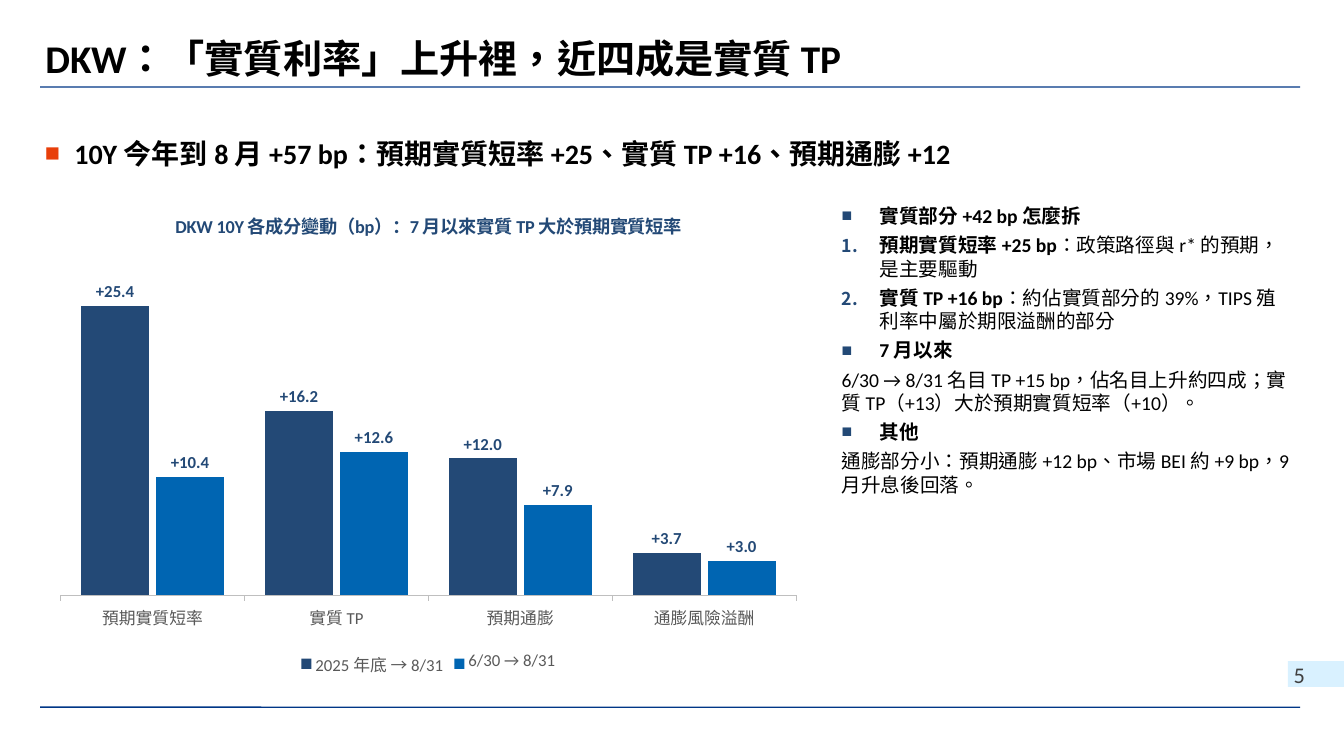
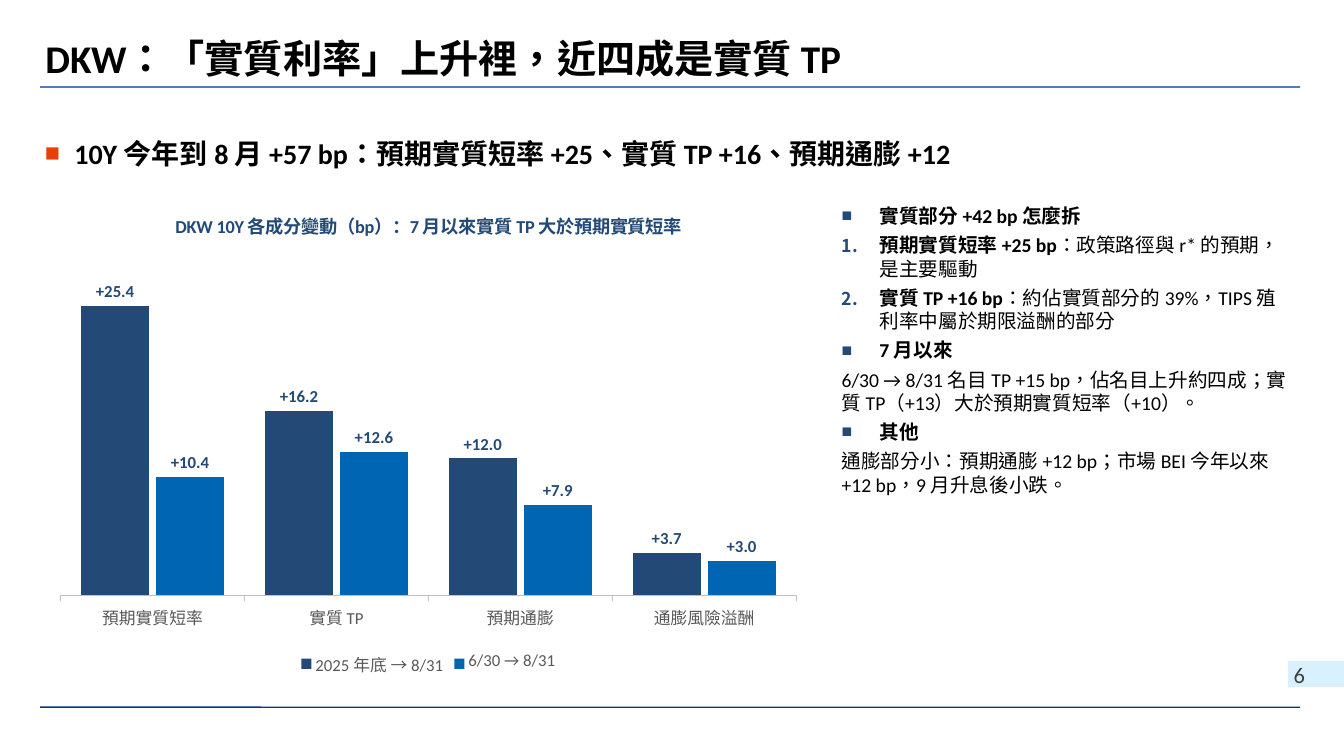
Before and after one commit to wlinoxox/US-Bond-Vol, a slide deck: slide 6 of slides/2026-10-03_us-treasury-vol-regime-change.pptx (slide 5 before the commit). Drawn at 1344x756 pixels with LibreOffice and Linux fonts; fonts in the diff are those of the drawing; background and template pictures are left out. Boxes give left, top, right and bottom in pixels: in the first picture for what was removed or moved away, otherwise in the second. Text is boxed around its words. In the diff, an @@ line names an element or a change of style, - is before the commit and + after.

```diff
--- a/slides/2026-10-03_us-treasury-vol-regime-change.pptx
+++ b/slides/2026-10-03_us-treasury-vol-regime-change.pptx
@@ text at [842, 451, 1268, 495]: text changed @@
-通膨部分小：預期通膨 +12 bp、市場 BEI 約 +9 bp，9 月升息後回落。
+通膨部分小：預期通膨 +12 bp；市場 BEI 今年以來 +12 bp，9 月升息後小跌。
@@ page number at [1294, 668, 1305, 683]: text changed @@
-5
+6
```
Also in this commit, not shown: 5 other slides changed, 4 slides added, 1 slide removed, 2 other files.
